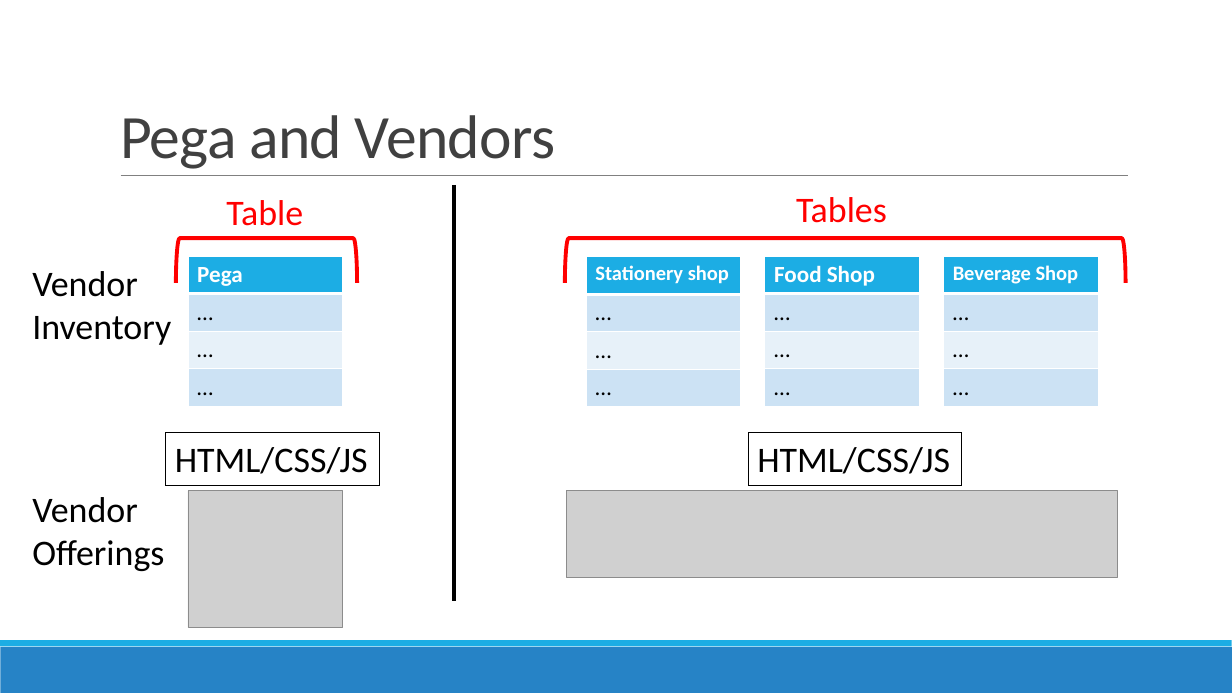
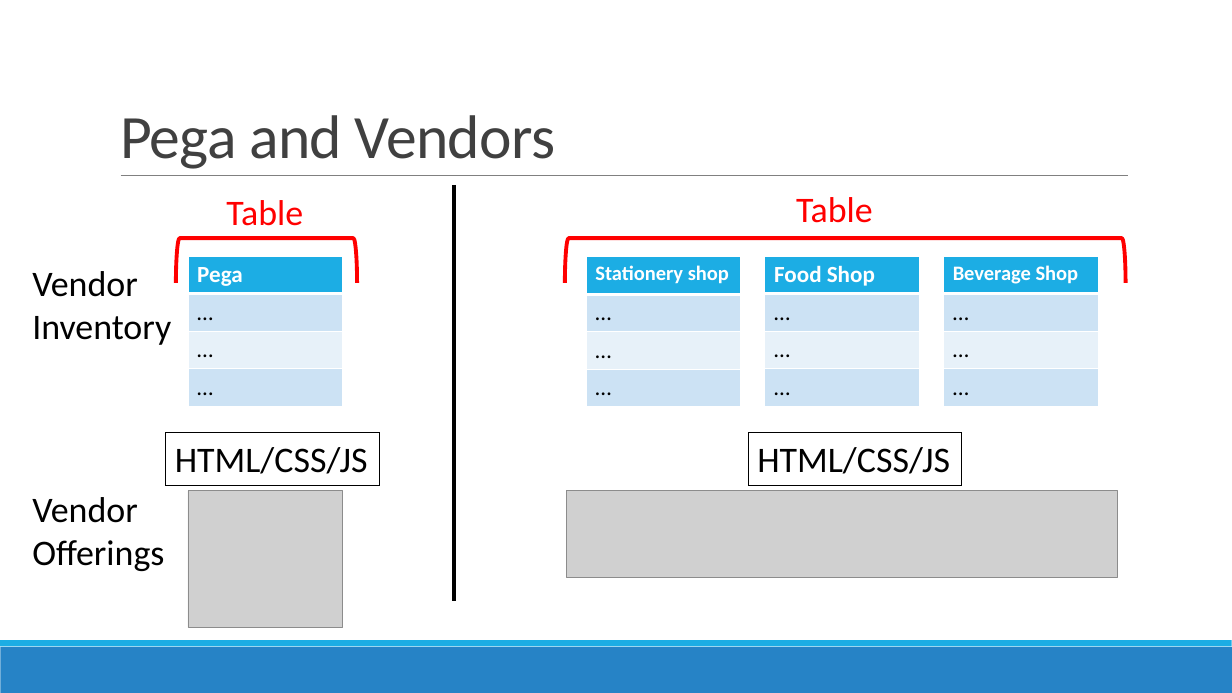
Before and after one commit to 210927-Reston-UiPath/Yu_T-P1-3NF, a slide deck: slide 7 of P1 presentation.pptx. Drawn at 1232x693 pixels with LibreOffice and Linux fonts; fonts in the diff are those of the drawing; grey boxes stand for pictures. Boxes give left, top, right and bottom in pixels: in the first picture for what was removed or moved away, otherwise in the second. Text is boxed around its words. In the diff, an @@ line names an element or a change of style, - is before the commit and + after.

```diff
--- a/P1 presentation.pptx
+++ b/P1 presentation.pptx
@@ text at box(796, 197, 873, 223): text changed @@
-Tables
+Table
```
Also in this commit, not shown: 4 other slides changed, 7 other files.
